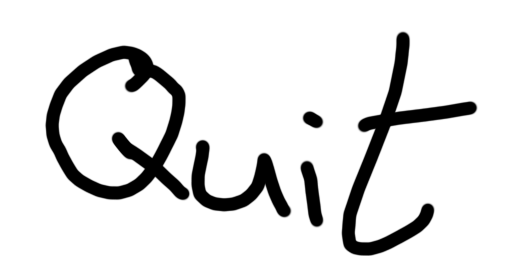
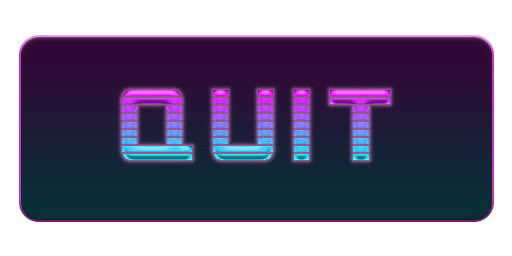
Before/after of a 512 x 256 layered artwork. What changed in the layer stack:
added layer "QUIT" above "Rounded Rectangle 1" over [122, 90, 390, 160]
added layer "Rounded Rectangle 1" above "Background" over [19, 35, 494, 222]
